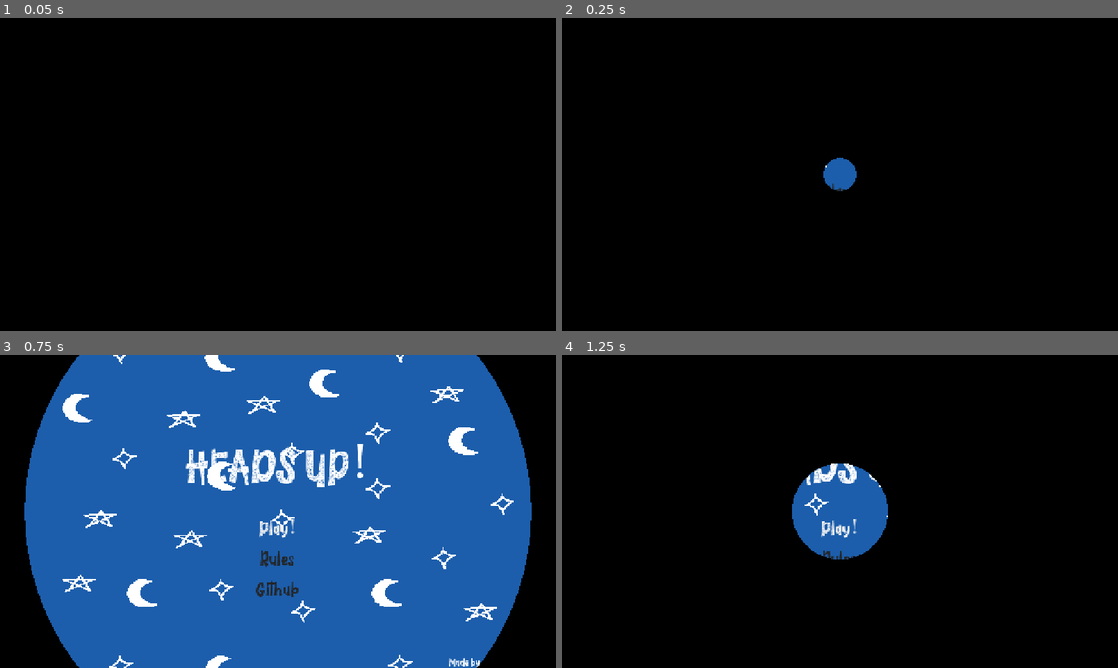
Above: before the commit, frames 1-4 (two rows, left to right).
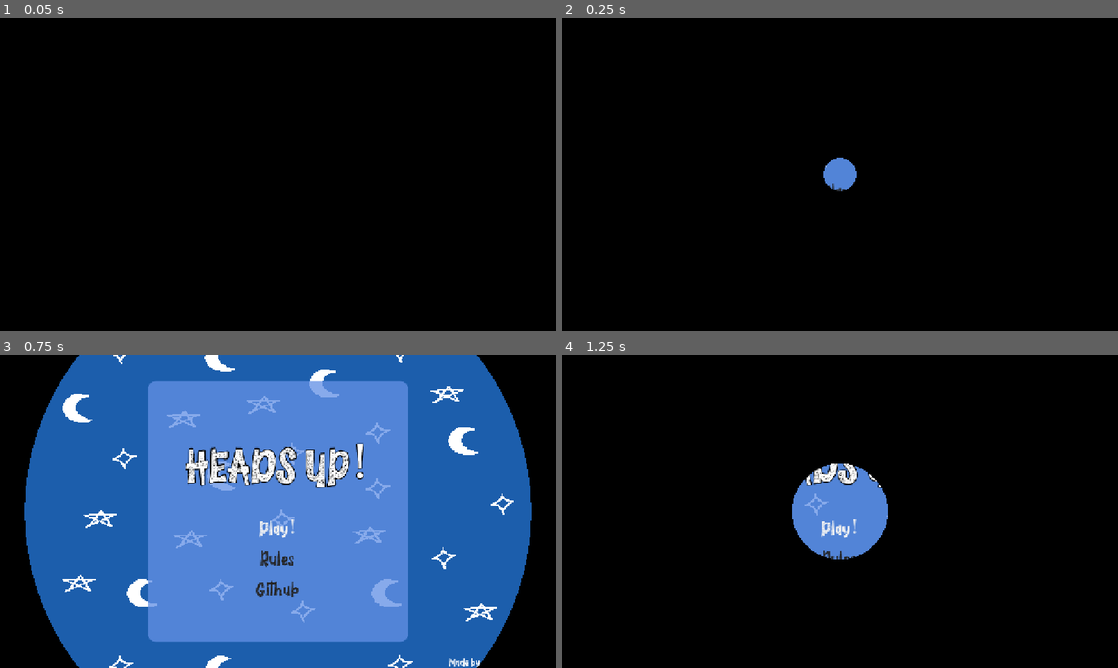
Above: after the commit, the same moments.

Repository: Haydara1/Heads-Up
Game: Godot game, scene res://scenes/Main-menu.tscn
Two runs of this game, one before a commit and one after it. Both use one fixed random seed, a clock stepped at 60 frames per second and the inputs below.
Inputs:
- Up to frame 1 (0.05 s): no input
- Up to frame 2 (0.25 s): no input
- Up to frame 3 (0.75 s): click "Play!" at 0.5 s
- Up to frame 4 (1.25 s): no input

Frame 1 is identical in both runs. In frame 2, 0.5% of the frame differs, in the area x 47-53%, y 44-56%; in frame 3, 38%, in the area x 26-74%, y 8-92%; in frame 4, 3.8%.

Commit message:
Polished lobby

Diff:
--- a/scenes/Main-menu.tscn
+++ b/scenes/Main-menu.tscn
@@ -8,6 +8,13 @@
 [sub_resource type="ShaderMaterial" id="ShaderMaterial_m3c5h"]
 shader = ExtResource("2_m3c5h")
 shader_parameter/speed = 0.1
+
+[sub_resource type="StyleBoxFlat" id="StyleBoxFlat_iq4lo"]
+bg_color = Color(0.38431373, 0.5647059, 0.89411765, 0.7647059)
+corner_radius_top_left = 20
+corner_radius_top_right = 20
+corner_radius_bottom_right = 20
+corner_radius_bottom_left = 20
 
 [sub_resource type="ShaderMaterial" id="ShaderMaterial_ao1dd"]
 shader = ExtResource("4_iq4lo")
@@ -58,6 +65,11 @@
 grow_horizontal = 2
 grow_vertical = 2
 
+[node name="Panel" type="Panel" parent="CenterContainer" unique_id=1163912974]
+custom_minimum_size = Vector2(600, 600)
+layout_mode = 2
+theme_override_styles/panel = SubResource("StyleBoxFlat_iq4lo")
+
 [node name="VBoxContainer" type="VBoxContainer" parent="CenterContainer" unique_id=160248675]
 layout_mode = 2
 theme_override_constants/separation = 15
@@ -65,6 +77,8 @@
 [node name="Label" type="Label" parent="CenterContainer/VBoxContainer" unique_id=1124871755]
 custom_minimum_size = Vector2(0, 200)
 layout_mode = 2
+theme_override_colors/font_outline_color = Color(0, 0, 0, 1)
+theme_override_constants/outline_size = 8
 theme_override_font_sizes/font_size = 106
 text = "HEADS UP!"
 horizontal_alignment = 1
--- a/scripts/connected_lobby.gd
+++ b/scripts/connected_lobby.gd
@@ -39,7 +39,9 @@
 	_on_lobby_updated(NetworkManager.players)
 
 	# Only the host can start the game.
-	play_button.disabled = not multiplayer.is_server()
+	play_button.visible = multiplayer.is_server()
+
+	play_button.disabled = GameManager.players_in_game.size() > 1
 
 	var tween := create_tween()
 	tween.tween_method(
@@ -59,10 +61,7 @@
 		selected_names.append(pack_list.get_item_text(index))
 
 	if selected_names.is_empty():
-		print("Please select at least one pack.")
 		return
-
-	print("Selected packs: ", selected_names)
 
 	if not multiplayer.is_server():
 		return
@@ -87,6 +86,8 @@
 func _on_lobby_updated(players: Dictionary) -> void:
 	var lines: Array[String] = []
 
+	play_button.disabled = GameManager.players_in_game.size() > 1
+
 	for id in players:
 		var player: Dictionary = players[id]
 		lines.append(
